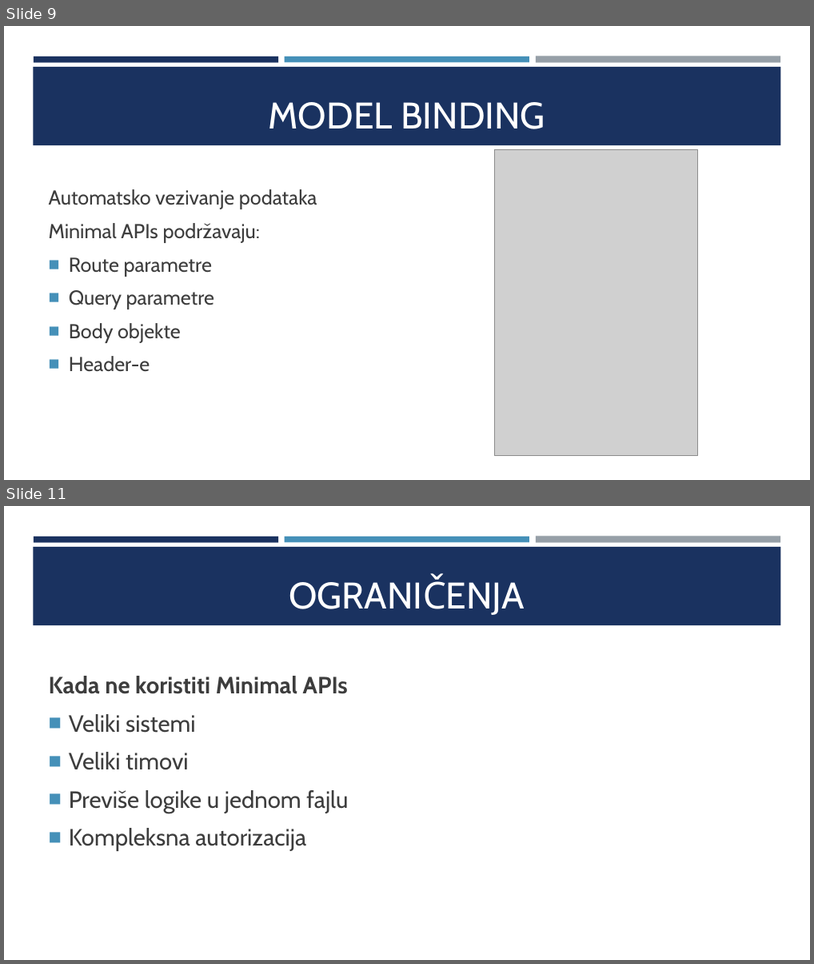
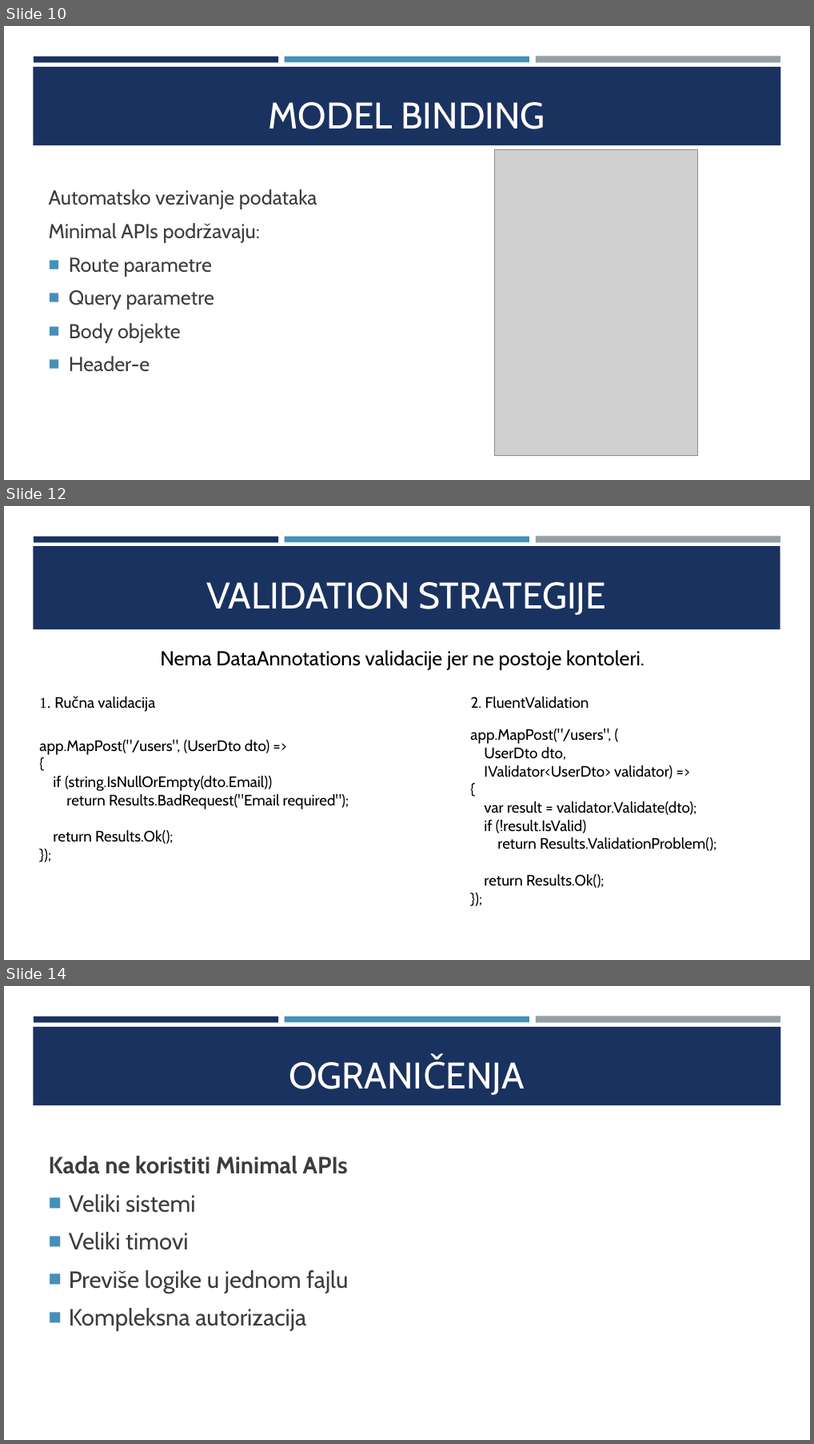
Before and after one commit to m1hajloc/Napredno-softversko-inzenjerstvo, a slide deck: Napredno Softversko Inzenjerstvo.pptx. Shown one above the other, each under a label of ours: slides 9 and 11 before the commit, slides 10, 12 and 14 after it; the slides between them are not shown. The pictures are 814x964 and 814x1444 pixels, drawn with LibreOffice and Linux fonts; fonts in the diff are those of the drawing; grey boxes stand for pictures. Boxes give left, top, right and bottom in pixels: in the first picture for what was removed or moved away, otherwise in the second. Text is boxed around its words. In the diff, an @@ line names an element or a change of style, - is before the commit and + after.

```diff
--- a/Napredno Softversko Inzenjerstvo.pptx
+++ b/Napredno Softversko Inzenjerstvo.pptx
@@ slide 12 added at bbox=[4, 506, 810, 960], background #FFFFFF; not listed: 3 template elements that a slide beside it also shows @@
@@ rectangle added at bbox=[33, 546, 781, 629], fill #1A3260 @@
@@ title added at bbox=[206, 582, 606, 615], 44 pt, text #FFFFFF @@
+VALIDATION STRATEGIJE
@@ text added at bbox=[160, 650, 645, 670], 24 pt, text #000000 @@
+Nema DataAnnotations validacije jer ne postoje kontoleri.
@@ text added at bbox=[39, 696, 155, 712], 18 pt, text #000000 @@
+1. Ručna validacija
@@ text added at bbox=[471, 696, 590, 708], 18 pt, text #000000 @@
+2. FluentValidation
@@ text added at bbox=[39, 739, 350, 844], 18 pt, text #000000 @@
+app.MapPost("/users", (UserDto dto) =>
+{
+if (string.IsNullOrEmpty(dto.Email))
+return Results.BadRequest("Email required");
+return Results.Ok();
+});
@@ text added at bbox=[470, 728, 717, 888], 18 pt, text #000000 @@
+app.MapPost("/users", (
+UserDto dto,
+IValidator<UserDto> validator) =>
+{
+var result = validator.Validate(dto);
+if (!result.IsValid)
+return Results.ValidationProblem();
+return Results.Ok();
+});
@@ what was slide 9 is now slide 10 @@
@@ what was slide 11 is now slide 14 @@
```
Also in this commit, not shown: 5 slides changed, 3 other slides added, 1 slide removed.
